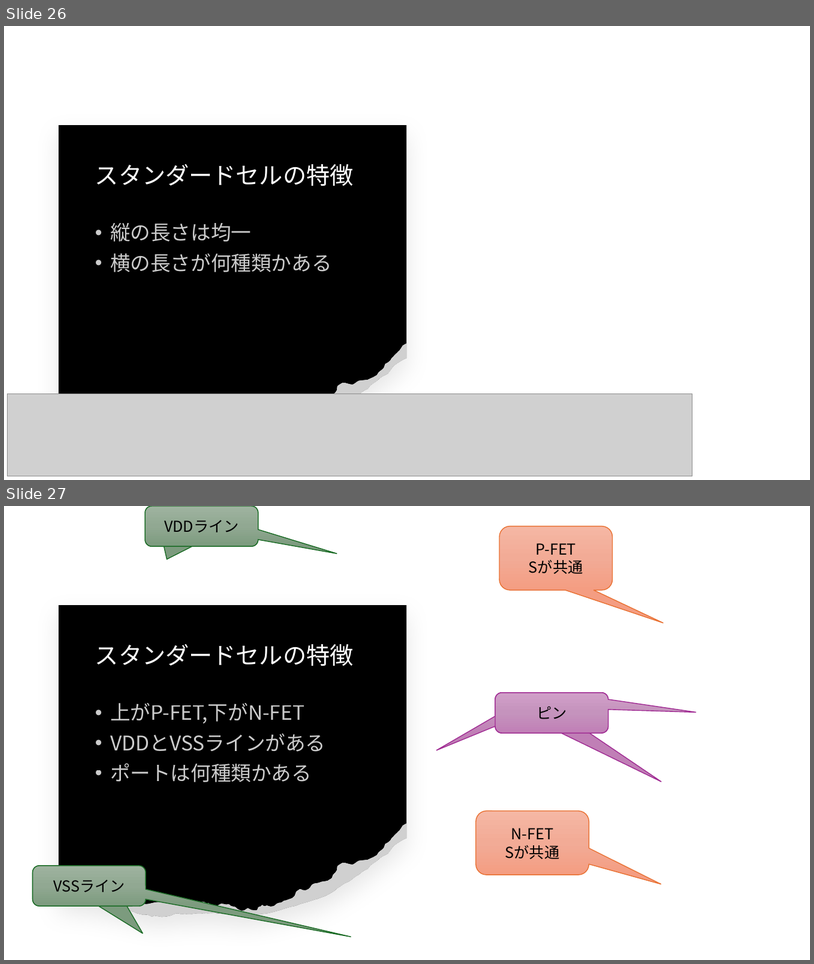
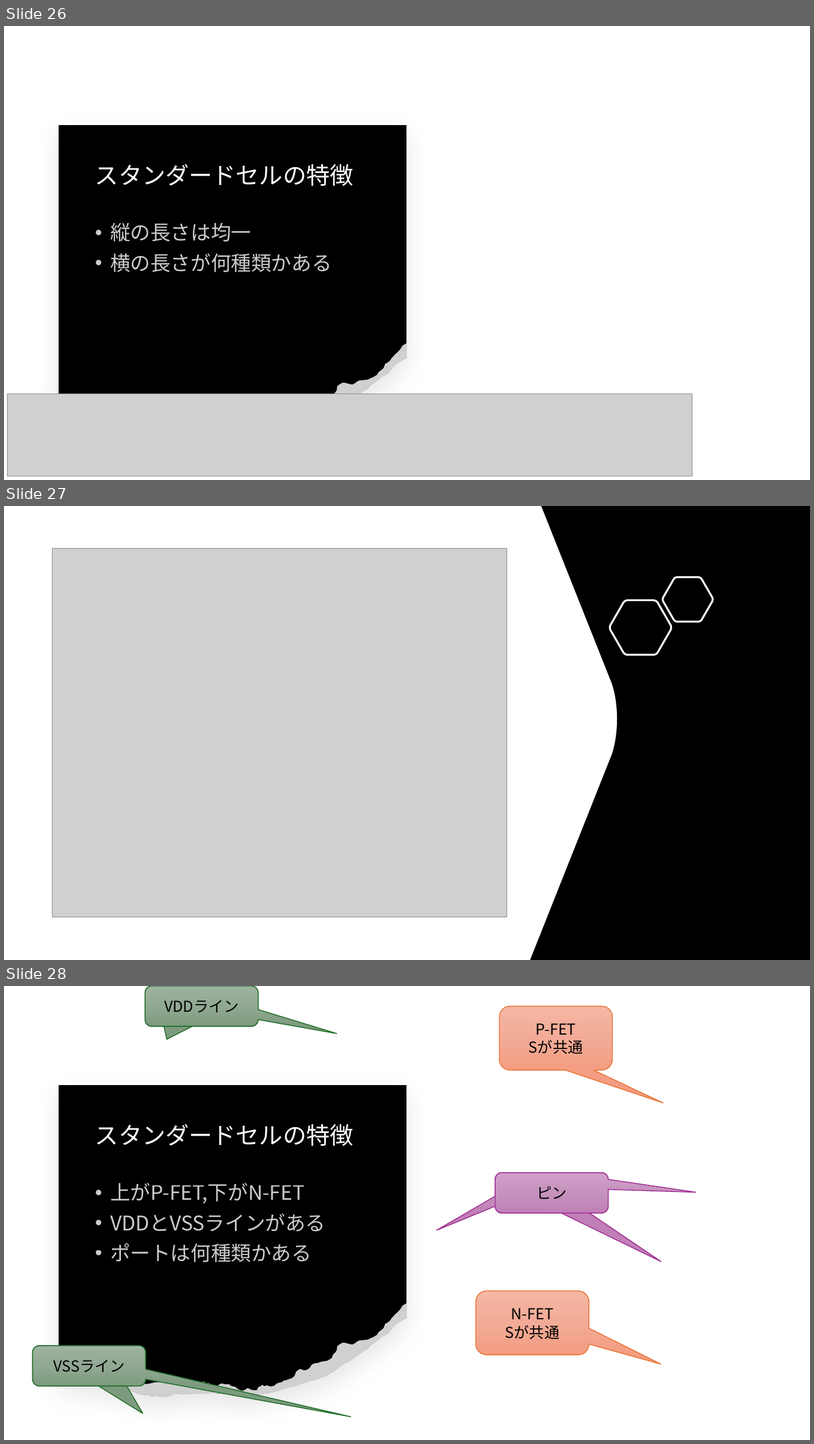
Before and after one commit to ishi-kai/openmpw-transistor-level-examples, a slide deck: TR10/docs/1bit-CPU_TR10.pptx. Shown one above the other, each under a label of ours: slides 26 and 27 before the commit, slides 26, 27 and 28 after it. The pictures are 814x964 and 814x1444 pixels, drawn with LibreOffice and Linux fonts; fonts in the diff are those of the drawing; grey boxes stand for pictures; background and template pictures are left out. Boxes give left, top, right and bottom in pixels: in the first picture for what was removed or moved away, otherwise in the second. Text is boxed around its words. In the diff, an @@ line names an element or a change of style, - is before the commit and + after.

```diff
--- a/TR10/docs/1bit-CPU_TR10.pptx
+++ b/TR10/docs/1bit-CPU_TR10.pptx
@@ slide 27 added at (x1=4, y1=506, x2=810, y2=960), background #FFFFFF @@
@@ rectangle added at (x1=4, y1=506, x2=810, y2=960), fill #000000 @@
@@ freeform shape added at (x1=4, y1=506, x2=617, y2=960), fill #FFFFFF @@
@@ picture added at (x1=53, y1=549, x2=507, y2=917) @@
@@ freeform shape added at (x1=663, y1=577, x2=713, y2=622), outline #FFFFFF 2.25 pt @@
@@ freeform shape added at (x1=610, y1=600, x2=672, y2=655), outline #FFFFFF 2.25 pt @@
@@ what was slide 27 is now slide 28 @@
```
Also in this commit, not shown: 2 slides changed, 3 slides removed, 1 other file.
